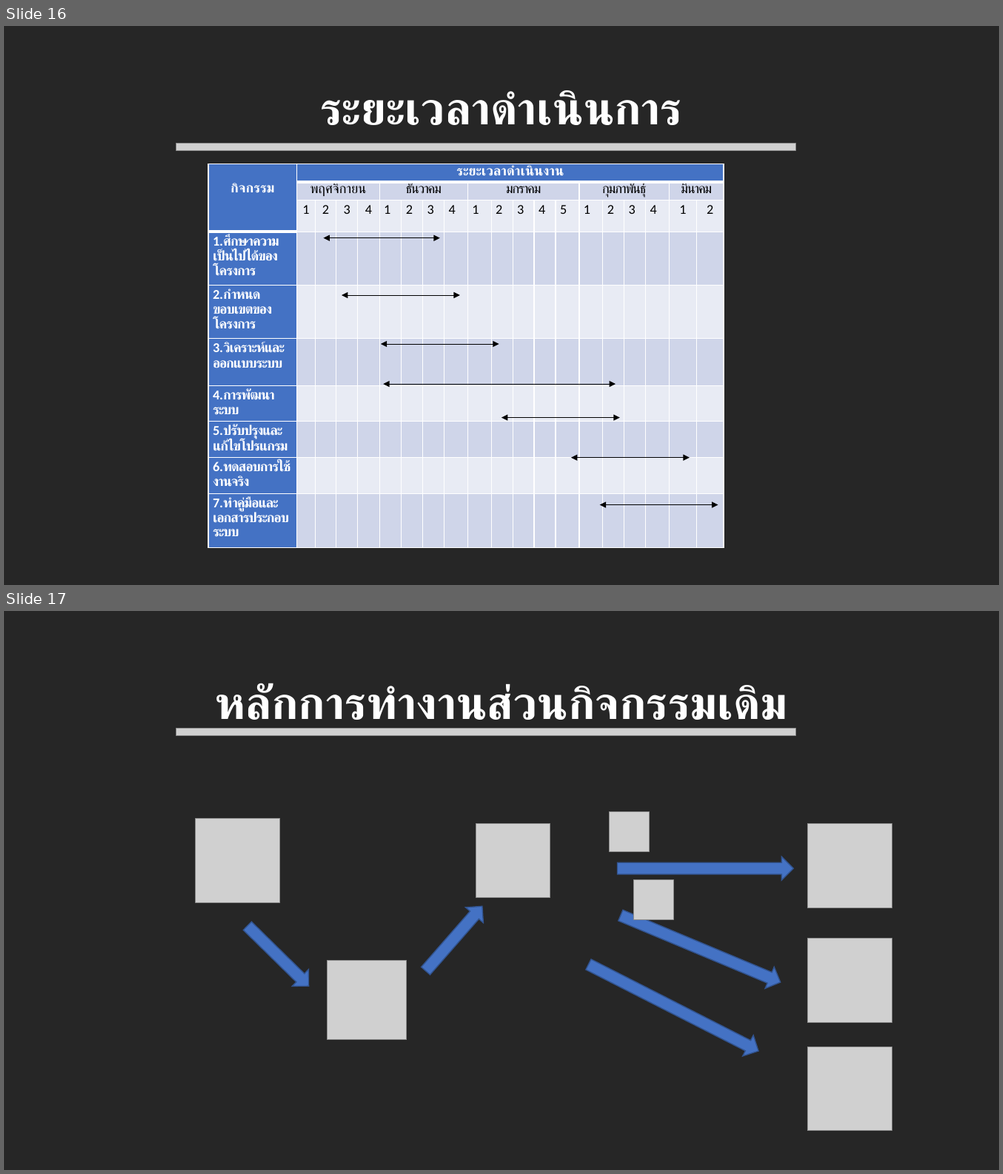
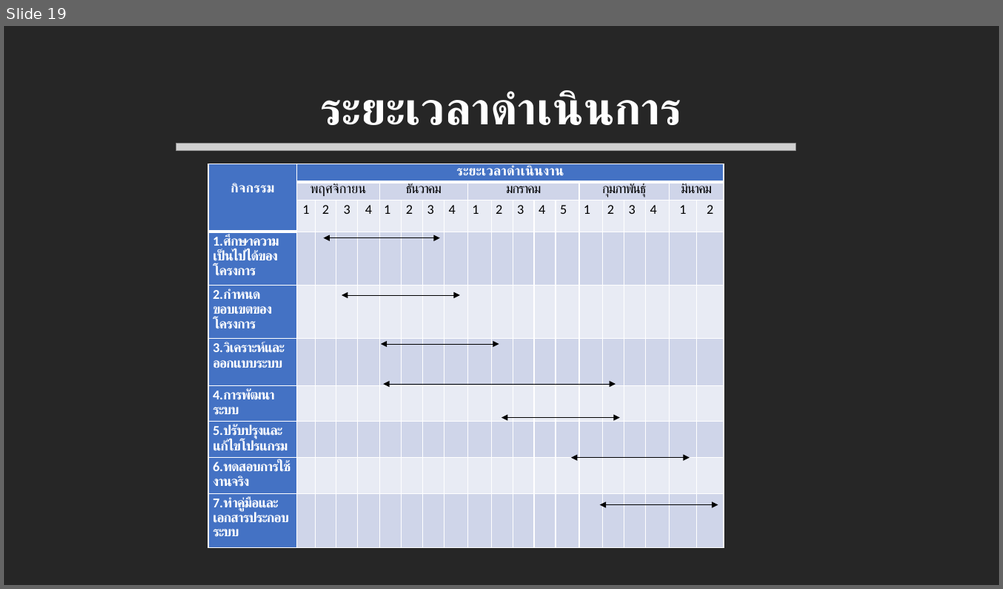
Before and after one commit to mickysara/MyBagProject, a slide deck: uploads/นำเสนอหัวข้อโปรเจค.pptx. Shown one above the other, each under a label of ours: slides 16 and 17 before the commit, slide 19 after it. The pictures are 1003x1174 and 1003x589 pixels, drawn with LibreOffice and Linux fonts; fonts in the diff are those of the drawing; grey boxes stand for pictures. Boxes give left, top, right and bottom in pixels: in the first picture for what was removed or moved away, otherwise in the second. Text is boxed around its words. In the diff, an @@ line names an element or a change of style, - is before the commit and + after.

```diff
--- a/uploads/นำเสนอหัวข้อโปรเจค.pptx
+++ b/uploads/นำเสนอหัวข้อโปรเจค.pptx
@@ slide 17 removed at (4, 611, 999, 1170), background #262626 @@
@@ title removed at (215, 684, 787, 732) @@
-หลักการทำงานส่วนกิจกรรมเดิม
@@ picture removed at (176, 728, 796, 735) @@
@@ picture removed at (196, 818, 280, 903) @@
@@ picture removed at (476, 823, 550, 897) @@
@@ picture removed at (609, 812, 649, 852) @@
@@ picture removed at (808, 823, 892, 908) @@
@@ right arrow removed at (617, 857, 794, 880) @@
@@ right arrow removed at (417, 899, 490, 979) @@
@@ picture removed at (634, 880, 673, 920) @@
@@ right arrow removed at (239, 918, 317, 994) @@
@@ right arrow removed at (616, 906, 785, 994) @@
@@ picture removed at (808, 939, 892, 1023) @@
@@ picture removed at (327, 961, 407, 1041) @@
@@ right arrow removed at (583, 954, 763, 1062) @@
@@ picture removed at (808, 1047, 892, 1131) @@
@@ what was slide 16 is now slide 19 @@
```
Also in this commit, not shown: 7 slides changed, 1 slide added, 1 other slide removed, 8 other files.
